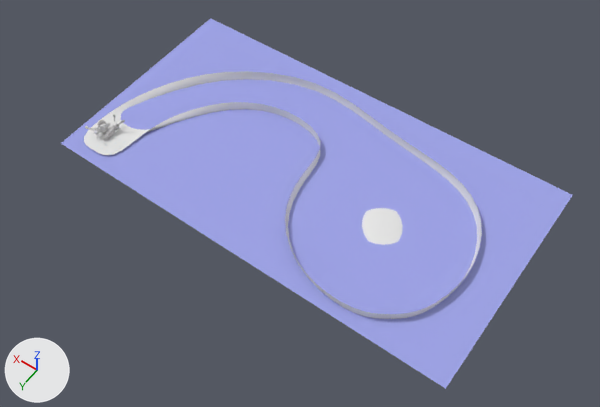
Renders of the Blender file Game/Shell.blend from each side of a commit.
The view is the same before and after, from a 50 mm lens placed at (-157.8, 114.7, 198.2), pointed at (-64.2, -16.4, -7.9). Every picture has the same lights, and +X, +Y and +Z are marked at lower left.

In view in the first picture: 'BottleCap', 'CapSnail', 'Pond', 'Water'.
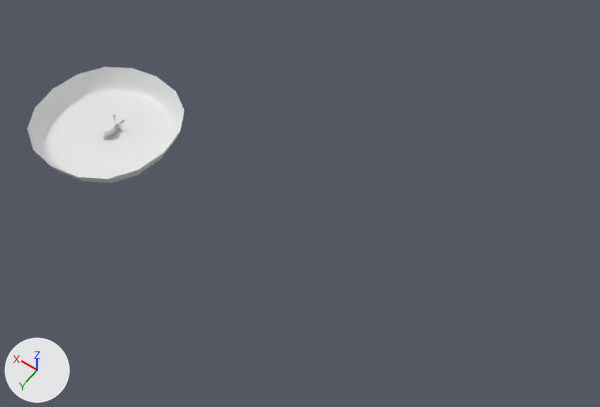
What differs and where, as boxes (x1, y1, x2, y2) in the pictures (600 x 407 px):
'Water', hidden (blue)
    before: (61, 18, 572, 389)
'Bowl', shown
    after: (27, 67, 185, 183)
'Pond', hidden
    before: (84, 71, 482, 319)
'CapSnail', hidden
    before: (85, 122, 110, 137)
'BottleCap', hidden
    before: (98, 120, 108, 133)
'Wheel', shown
    after: (103, 125, 115, 135)

The change, as a list of edits to the scene's bpy script:
```text
Change ob_wheel:
    remove ob_wheel.hide_set(True)  # its collection is switched off
Change ob_bottlecap:
    add ob_bottlecap.hide_set(True)  # its collection is switched off
Change ob_capsnail:
    ob_capsnail.rotation_euler: (0.0, 0.0, -3.142) -> (0.0, 0.0, 0.0)  # degrees (0, 0, -180) -> degrees (0, 0, 0)
    ob_capsnail.scale: (0.891, 1.0, 1.11) -> (1.0, 1.0, 1.0)
    ob_capsnail.location: (3.0, -1.5, -0.3) -> (0.0, 0.0, 0.0)
    add ob_capsnail.hide_set(True)  # its collection is switched off
Change ob_bowl:
    remove ob_bowl.hide_set(True)  # its collection is switched off
Change ob_pond:
    add ob_pond.hide_set(True)  # its collection is switched off
Change ob_water:
    add ob_water.hide_set(True)  # its collection is switched off
```
